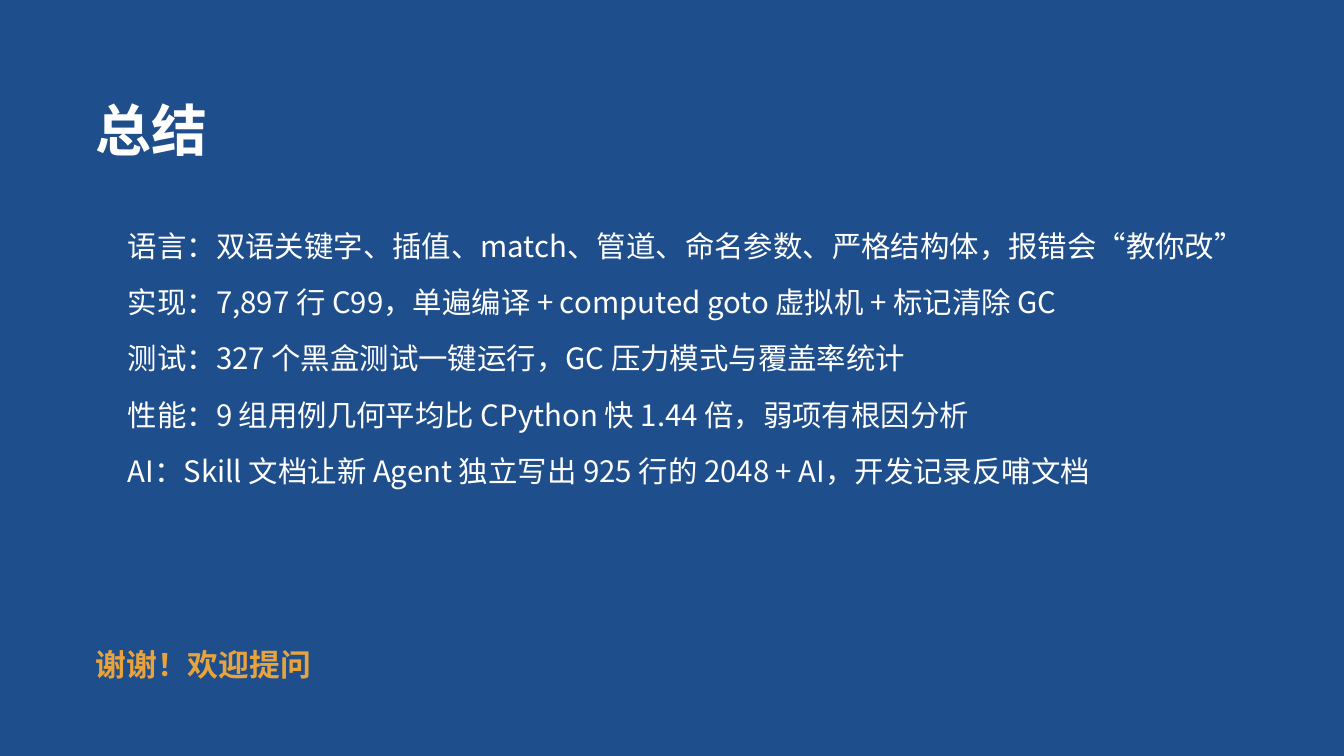
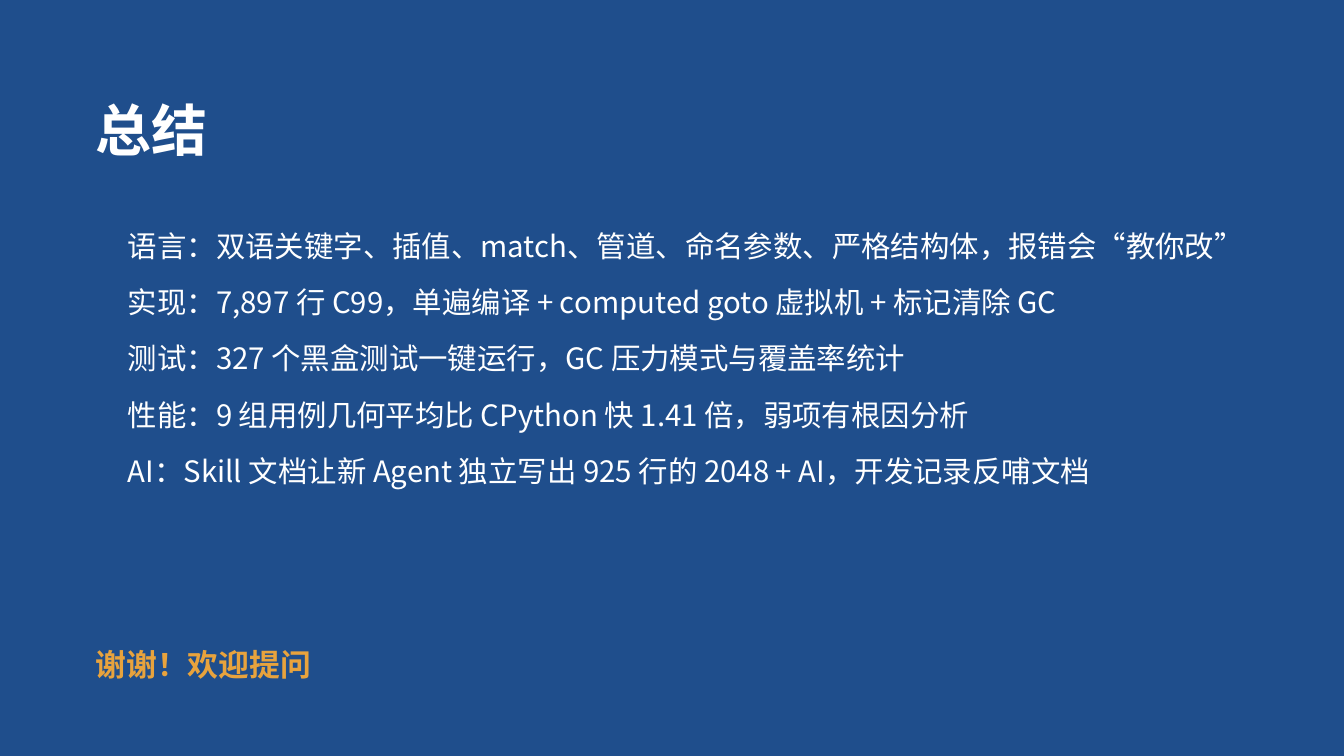
Before and after one commit to Lazyy-star/gzg-lang, a slide deck: slide 18 of docs/GZG语言介绍.pptx. Drawn at 1344x756 pixels with LibreOffice and Linux fonts; fonts in the diff are those of the drawing. Boxes give left, top, right and bottom in pixels: in the first picture for what was removed or moved away, otherwise in the second. Text is boxed around its words. In the diff, an @@ line names an element or a change of style, - is before the commit and + after.

```diff
--- a/docs/GZG语言介绍.pptx
+++ b/docs/GZG语言介绍.pptx
@@ text at <box>128,401,969,433</box>: text changed @@
-■ 性能：9 组用例几何平均比 CPython 快 1.44 倍，弱项有根因分析
+■ 性能：9 组用例几何平均比 CPython 快 1.41 倍，弱项有根因分析
```
Also in this commit, not shown: 4 other slides changed, 13 other files.
